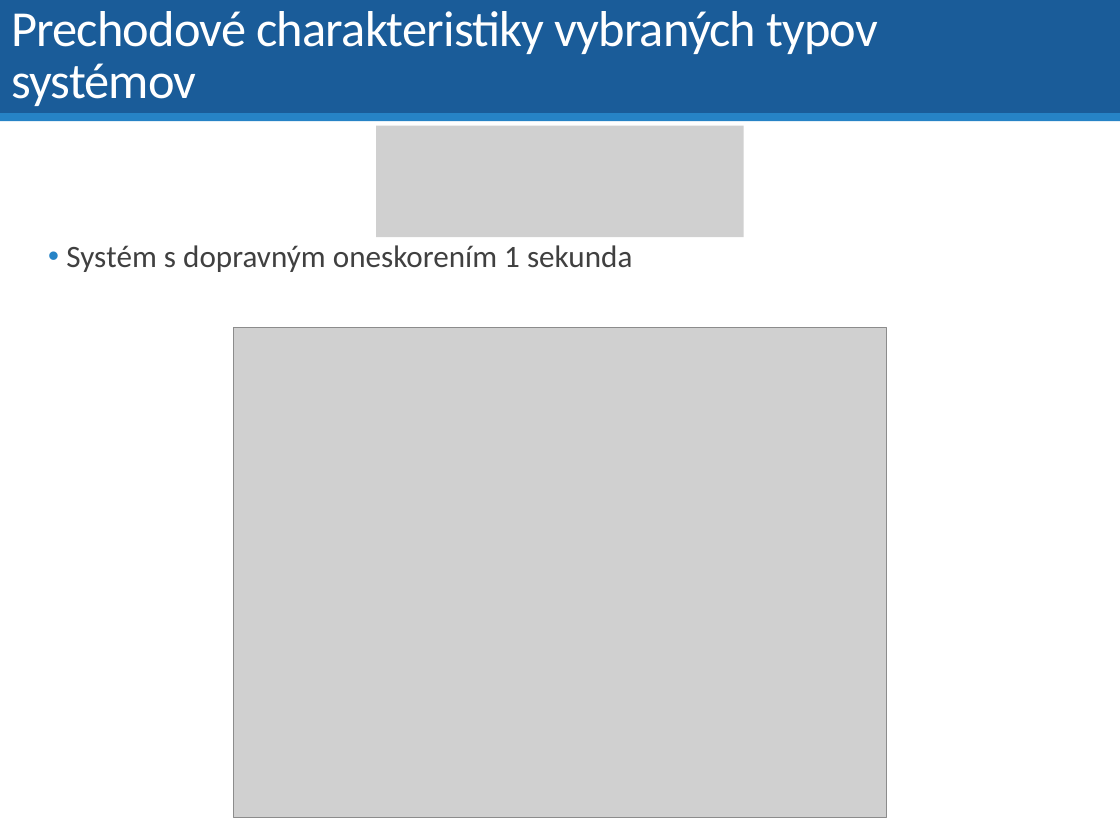
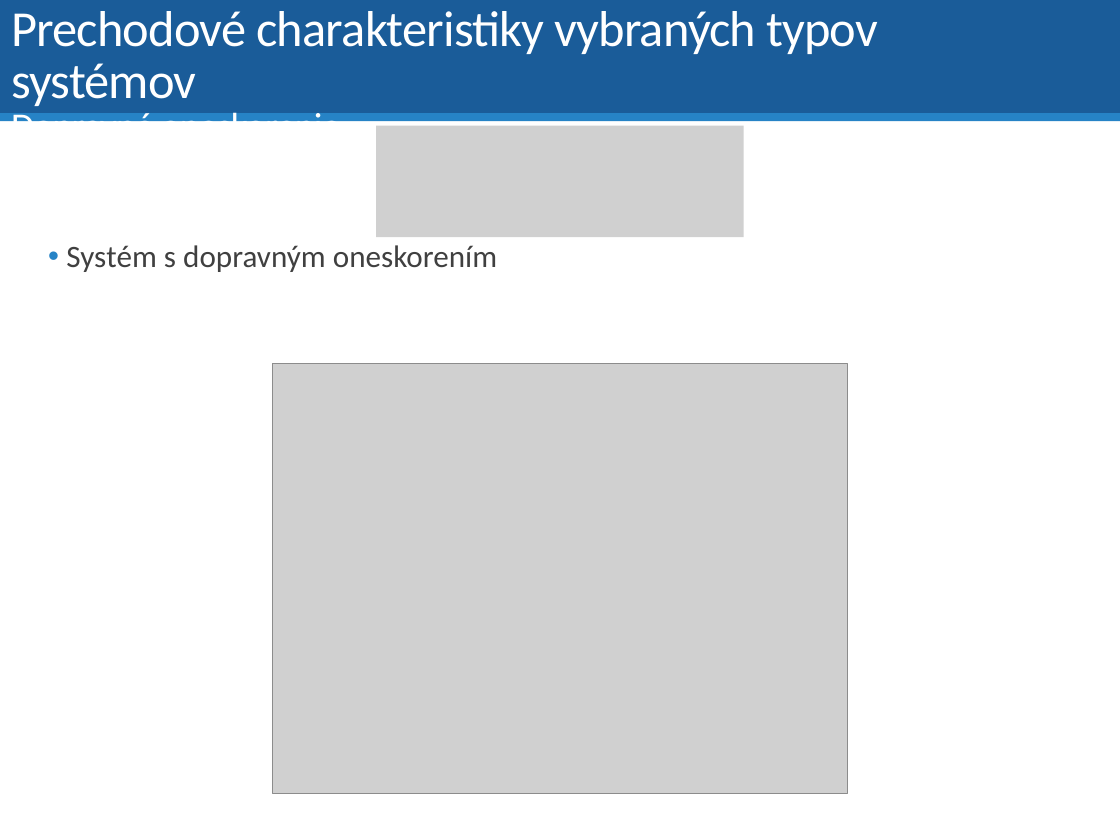
Before and after one commit to dodekm/TeamProjektKybernetika, a slide deck: slide 25 of Nove prednasky/P4 Vlastnosti prenosovych funkcii.pptx (slide 17 before the commit). Drawn at 1120x840 pixels with LibreOffice and Linux fonts; fonts in the diff are those of the drawing; grey boxes stand for pictures. Boxes give left, top, right and bottom in pixels: in the first picture for what was removed or moved away, otherwise in the second. Text is boxed around its words. In the diff, an @@ line names an element or a change of style, - is before the commit and + after.

```diff
--- a/Nove prednasky/P4 Vlastnosti prenosovych funkcii.pptx
+++ b/Nove prednasky/P4 Vlastnosti prenosovych funkcii.pptx
@@ title at (11, 11, 878, 121): text changed @@
-Prechodové charakteristiky vybraných typov systémov
+Prechodové charakteristiky vybraných typov systémov
+Dopravné oneskorenie
@@ text at (66, 245, 497, 272): text changed @@
-• Systém s dopravným oneskorením 1 sekunda
+• Systém s dopravným oneskorením
@@ picture: place and size @@
-picture at (233, 327, 886, 818)
+picture at (272, 364, 847, 794)
```
Also in this commit, not shown: 18 other slides changed, 9 slides added, 2 slides removed, 6 other files.
